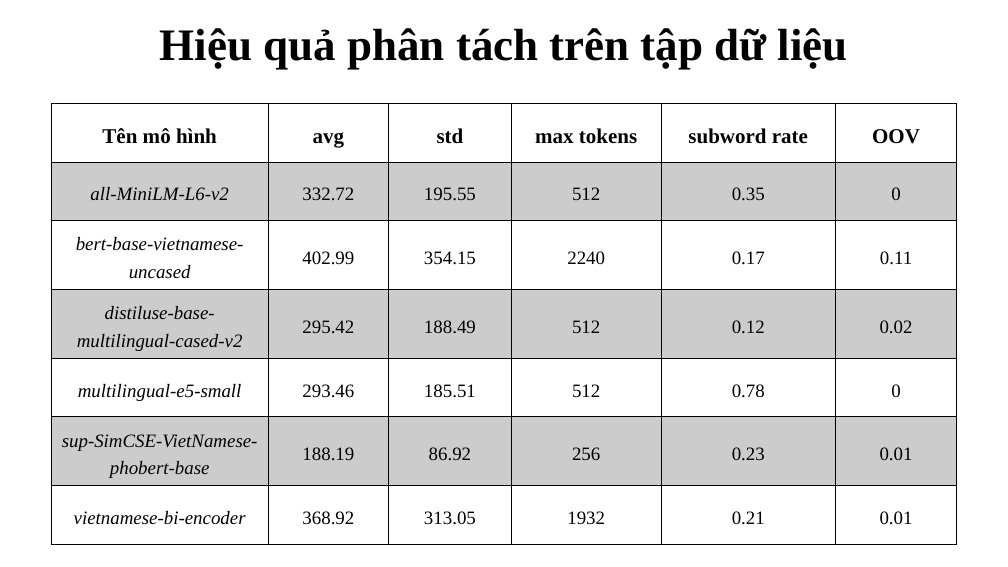
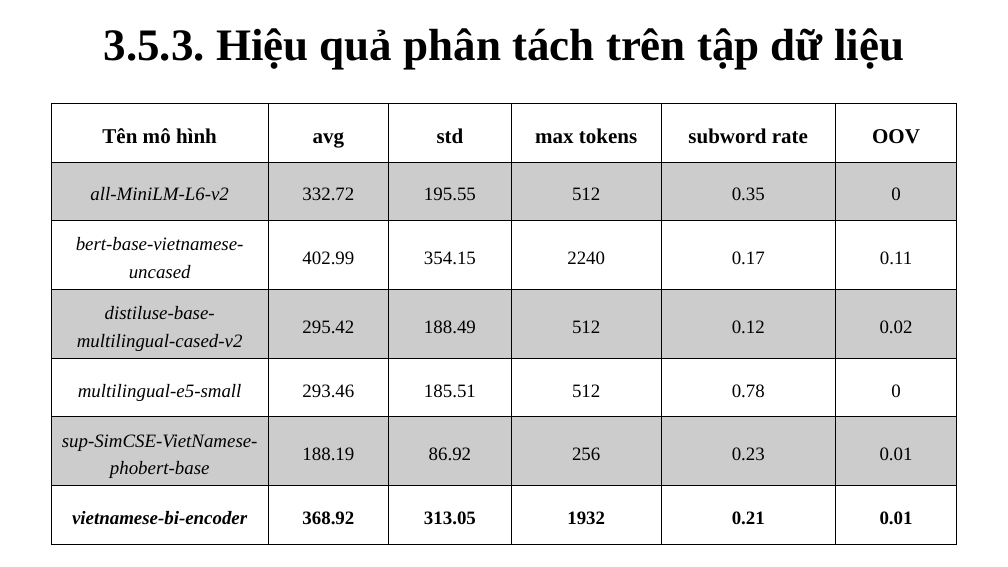
Before and after one commit to ngovanuc/Vietnamese_History_Chatbot, a slide deck: slide 16 of documents/slide bao cao v2.pptx (slide 31 before the commit). Drawn at 1008x567 pixels with LibreOffice and Linux fonts; fonts in the diff are those of the drawing. Boxes give left, top, right and bottom in pixels: in the first picture for what was removed or moved away, otherwise in the second. Text is boxed around its words. In the diff, an @@ line names an element or a change of style, - is before the commit and + after.

```diff
--- a/documents/slide bao cao v2.pptx
+++ b/documents/slide bao cao v2.pptx
@@ text at (104,28,904,70): text changed @@
-Hiệu quả phân tách trên tập dữ liệu
+3.5.3. Hiệu quả phân tách trên tập dữ liệu
@@ table at (51,104,957,544) @@
@@ bold on in "vietnamese-bi-encoder", "368.92", "313.05", "1932" and 2 more places @@
```
Also in this commit, not shown: 25 other slides changed, 1 slide added, 32 slides removed.
